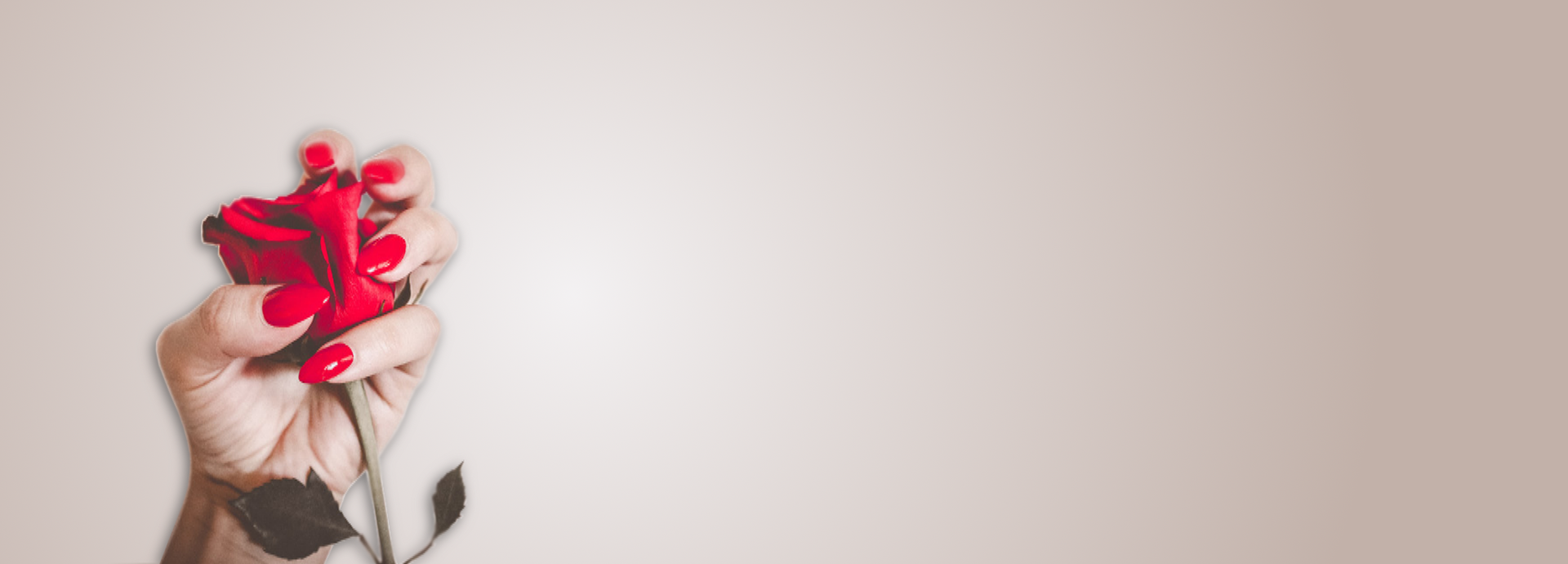
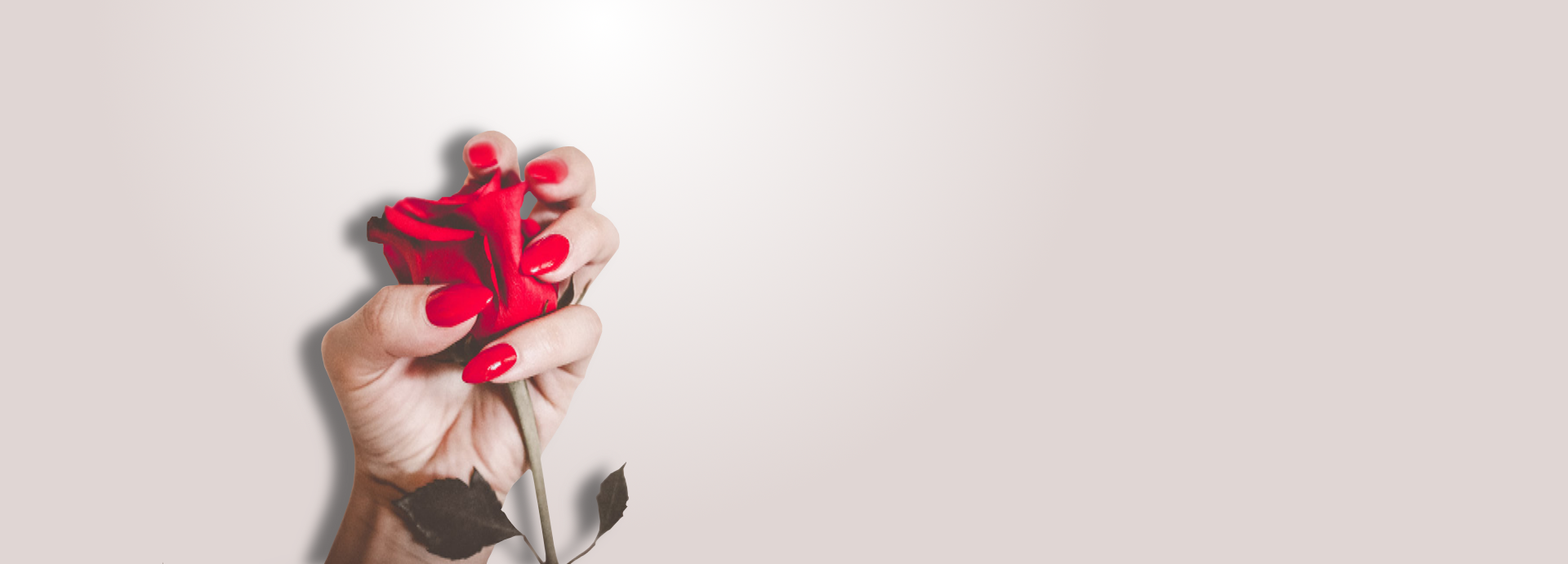
Layered file, before and after one edit (1568x564). Changes by layer:
painted on "hero-bg.jpg" over box(104, 124, 629, 564)
painted on "Drop Shadow" over box(111, 113, 629, 564)
painted on "Фон" over box(0, 0, 1568, 564)
